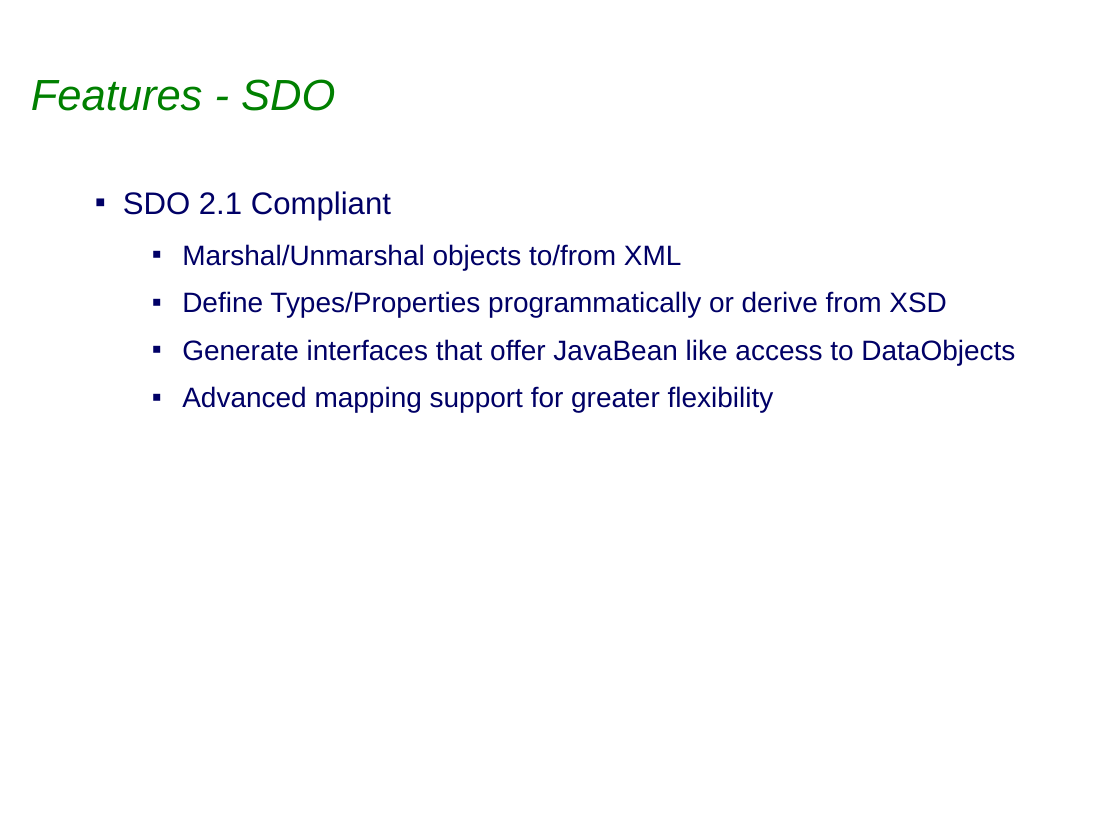
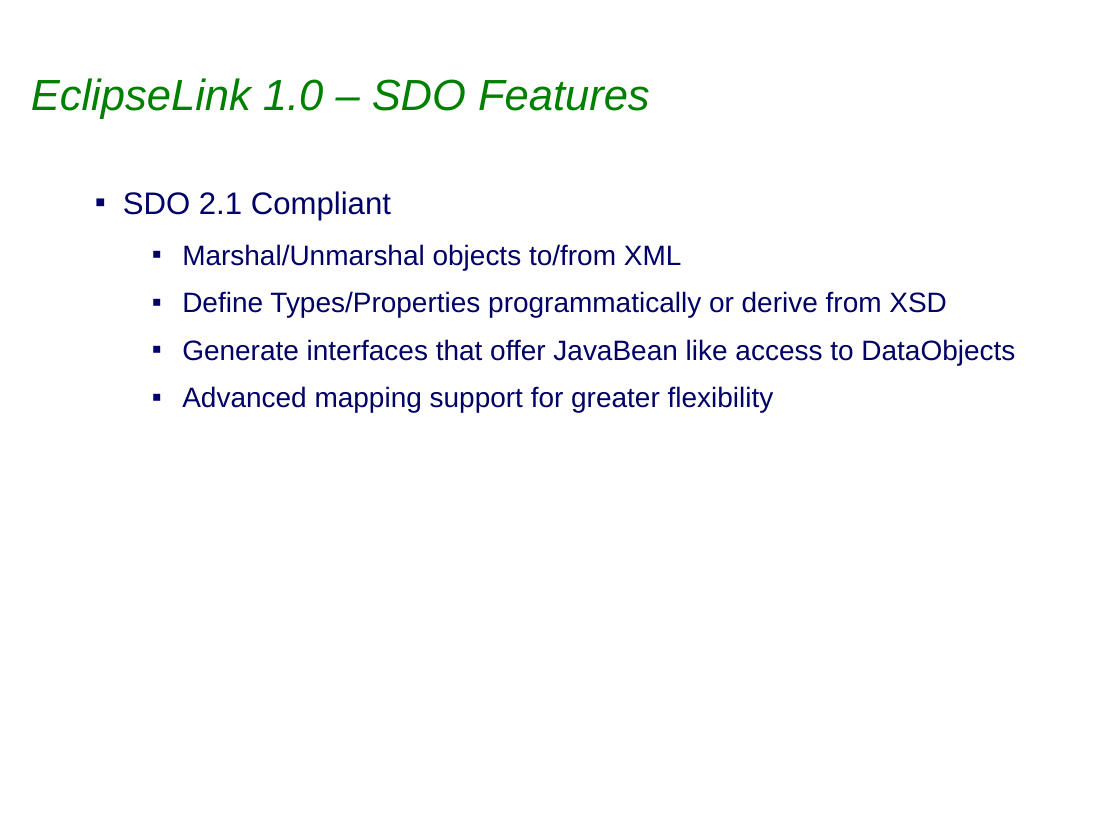
Before and after one commit to eclipse-ee4j/eclipselink, a slide deck: slide 13 of project-admin/Graduation_Release_Review.ppt. Drawn at 1120x840 pixels with LibreOffice and Linux fonts; fonts in the diff are those of the drawing; background and template pictures are left out. Boxes give left, top, right and bottom in pixels: in the first picture for what was removed or moved away, otherwise in the second. Text is boxed around its words. In the diff, an @@ line names an element or a change of style, - is before the commit and + after.

```diff
--- a/project-admin/Graduation_Release_Review.ppt
+++ b/project-admin/Graduation_Release_Review.ppt
@@ title at (31, 78, 650, 119): text changed @@
-Features - SDO
+EclipseLink 1.0 – SDO Features
```
Also in this commit, not shown: 4 other slides changed, 1 slide removed, 1 other file.
